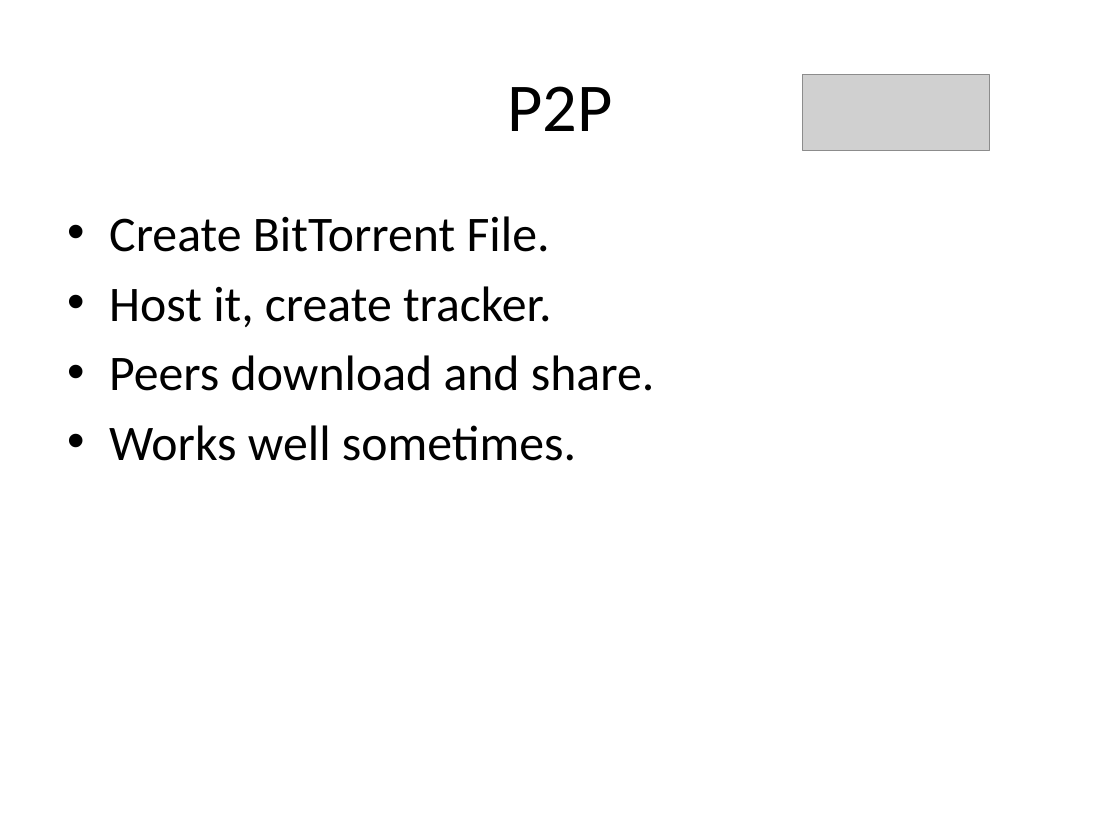
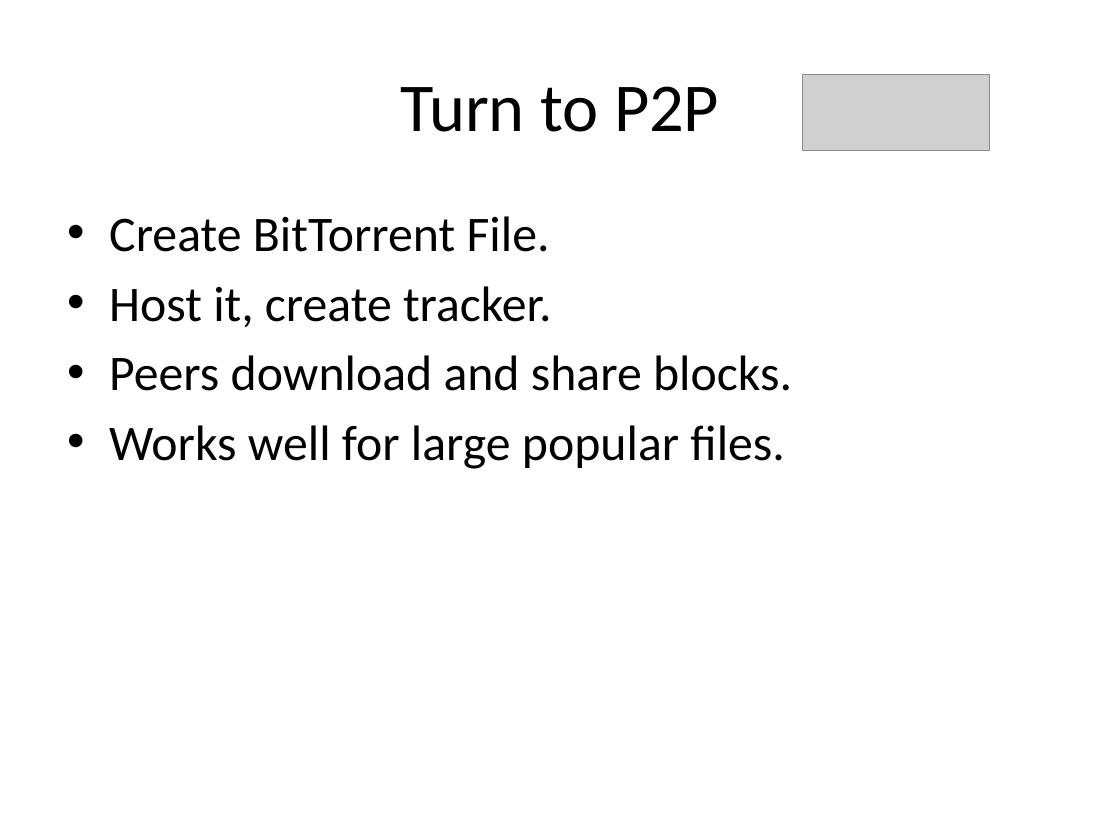
Before and after one commit to rdp/p2pwebclient, a slide deck: slide 9 of thesis_presentation/How to Make the Internet Faster.pptx (slide 7 before the commit). Drawn at 1120x840 pixels with LibreOffice and Linux fonts; fonts in the diff are those of the drawing; grey boxes stand for pictures. Boxes give left, top, right and bottom in pixels: in the first picture for what was removed or moved away, otherwise in the second. Text is boxed around its words. In the diff, an @@ line names an element or a change of style, - is before the commit and + after.

```diff
--- a/thesis_presentation/How to Make the Internet Faster.pptx
+++ b/thesis_presentation/How to Make the Internet Faster.pptx
@@ title at [400, 86, 719, 132]: text changed @@
-P2P
+Turn to P2P
@@ text at [109, 355, 792, 469]: text changed @@
-• Peers download and share.
-• Works well sometimes.
+• Peers download and share blocks.
+• Works well for large popular files.
```
Also in this commit, not shown: 6 other slides changed, 8 slides added, 1 slide removed, 2 other files.
